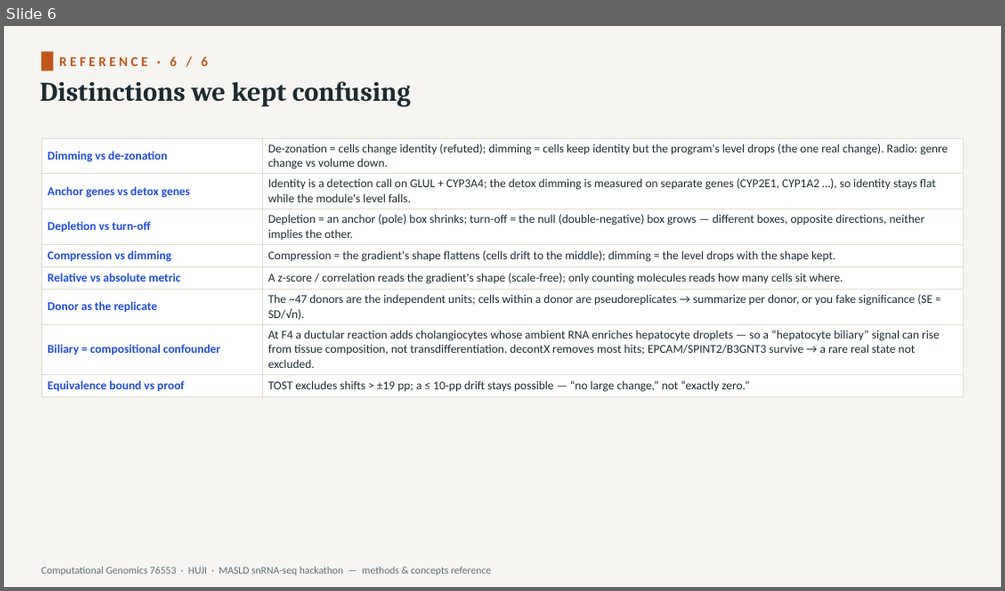
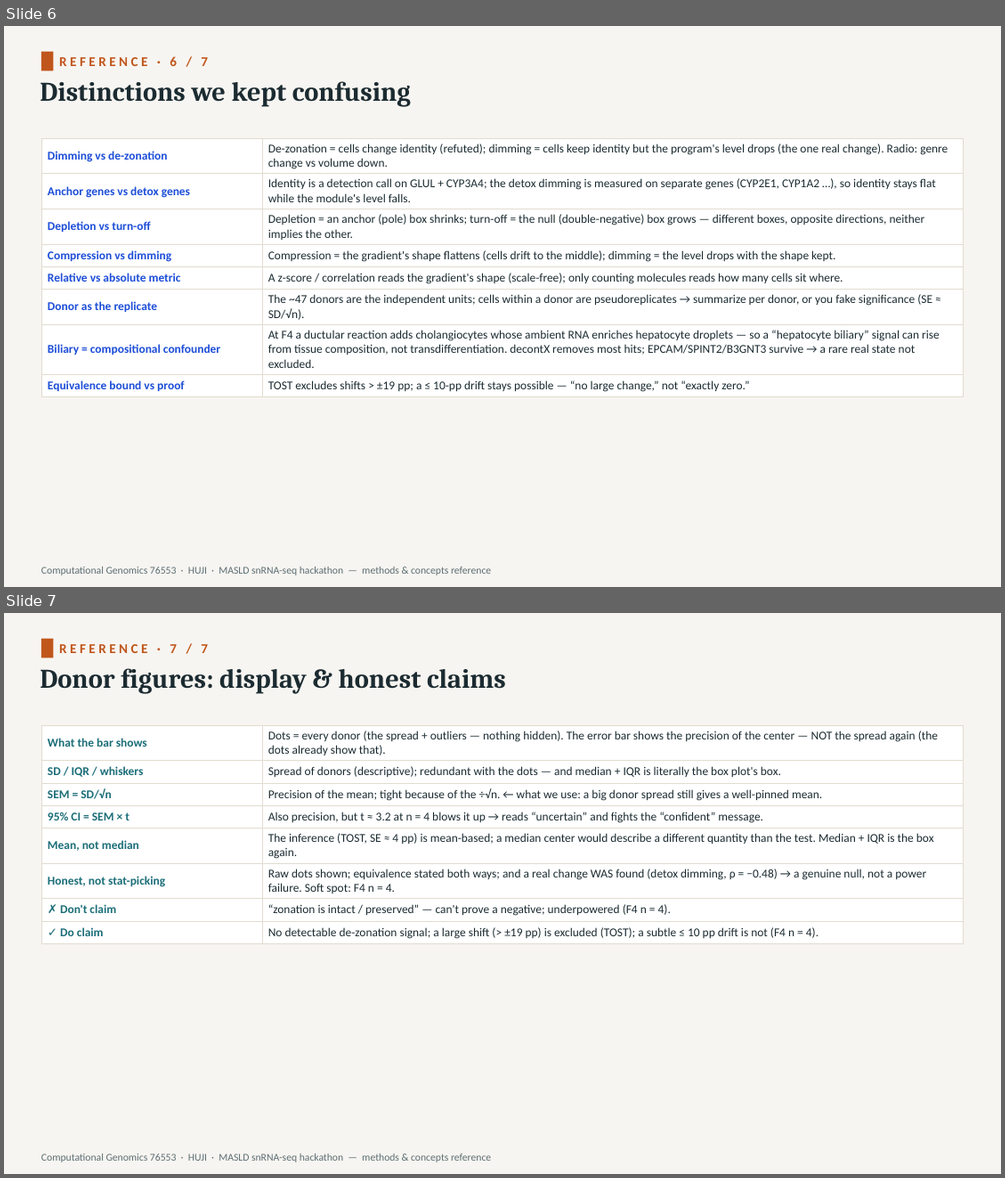
Before and after one commit to roeetekoah/liver-zonation, a slide deck: presentation/build/cheatsheet.pptx. Shown one above the other, each under a label of ours: slide 6 before the commit, slides 6 and 7 after it. The pictures are 1005x591 and 1005x1178 pixels, drawn with LibreOffice and Linux fonts; fonts in the diff are those of the drawing. Boxes give left, top, right and bottom in pixels: in the first picture for what was removed or moved away, otherwise in the second. Text is boxed around its words. In the diff, an @@ line names an element or a change of style, - is before the commit and + after.

```diff
--- a/presentation/build/cheatsheet.pptx
+++ b/presentation/build/cheatsheet.pptx
@@ slide 7 added at <box>4,613,1001,1174</box>, background #F7F5F1 @@
@@ rectangle added at <box>41,639,53,657</box>, fill #C0561B @@
@@ text added at <box>59,644,208,653</box>, 13 pt, text #C0561B, bold @@
+REFERENCE · 7 / 7
@@ text added at <box>40,668,506,693</box>, 26 pt, text #1B2B31, bold @@
+Donor figures: display & honest claims
@@ table added at <box>41,725,963,942</box>, 8 rows, 2 columns @@
+What the bar shows | Dots = every donor (the spread + outliers — nothing hidden). The error bar shows the precision of the center — NOT the spread again (the dots already show that).
+SD / IQR / whiskers | Spread of donors (descriptive); redundant with the dots — and median + IQR is literally the box plot's box.
+SEM = SD/√n | Precision of the mean; tight because of the ÷√n. ← what we use: a big donor spread still gives a well-pinned mean.
+95% CI = SEM × t | Also precision, but t ≈ 3.2 at n = 4 blows it up → reads “uncertain” and fights the “confident” message.
+Mean, not median | The inference (TOST, SE ≈ 4 pp) is mean-based; a median center would describe a different quantity than the test. Median + IQR is the box again.
+Honest, not stat-picking | Raw dots shown; equivalence stated both ways; and a real change WAS found (detox dimming, ρ = −0.48) → a genuine null, not a power failure. Soft spot: F4 n = 4.
+✗ Don't claim | “zonation is intact / preserved” — can't prove a negative; underpowered (F4 n = 4).
+✓ Do claim | No detectable de-zonation signal; a large shift (> ±19 pp) is excluded (TOST); a subtle ≤ 10 pp drift is not (F4 n = 4).
@@ text added at <box>41,1153,491,1162</box>, 10 pt, text #5C6E73 @@
+Computational Genomics 76553 · HUJI · MASLD snRNA-seq hackathon — methods & concepts reference
@@ slide 6 changed as well @@
@@ text at <box>59,56,208,66</box>: text changed @@
-REFERENCE · 6 / 6
+REFERENCE · 6 / 7
```
Also in this commit, not shown: 5 other slides changed, 2 other files.
